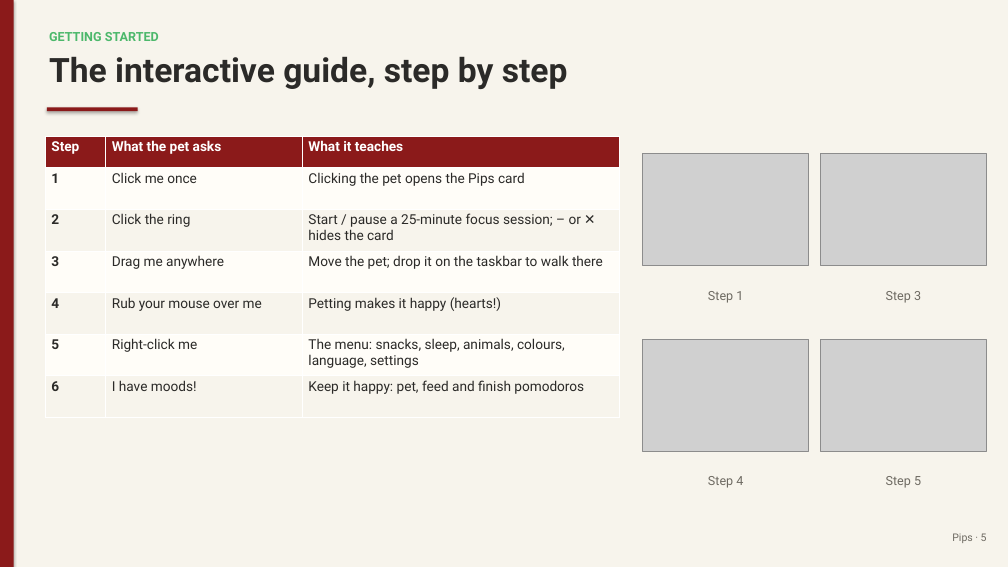
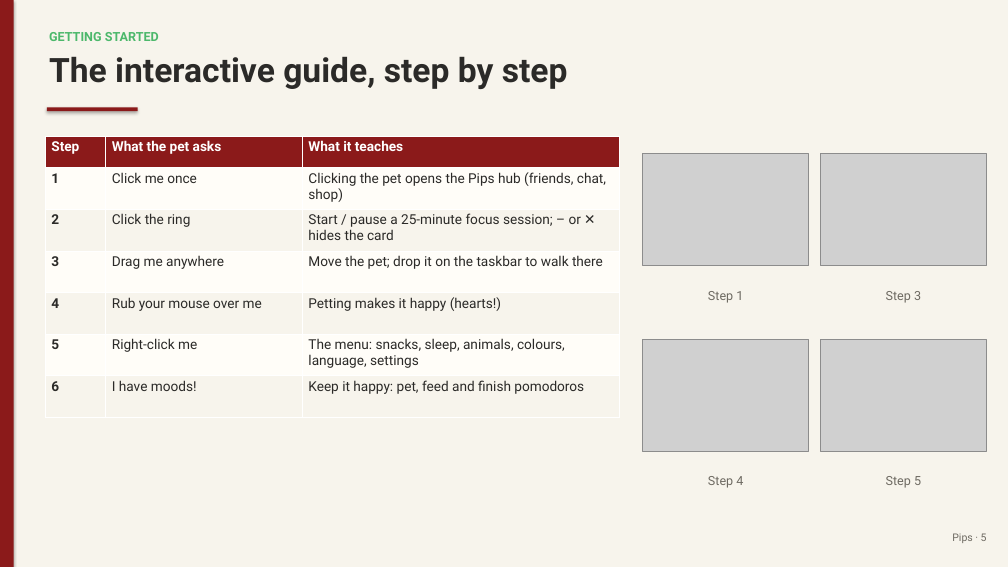
Before and after one commit to juw12/projects, a slide deck: slide 5 of apps/pips/web/download/Pips-Guide.pptx. Drawn at 1008x567 pixels with LibreOffice and Linux fonts; fonts in the diff are those of the drawing; grey boxes stand for pictures. Boxes give left, top, right and bottom in pixels: in the first picture for what was removed or moved away, otherwise in the second. Text is boxed around its words. In the diff, an @@ line names an element or a change of style, - is before the commit and + after.

Commit message:
pips 2.5.0: Shop, coins, props & moves

```diff
--- a/apps/pips/web/download/Pips-Guide.pptx
+++ b/apps/pips/web/download/Pips-Guide.pptx
@@ table at bbox=[45, 136, 620, 417] @@
-row 2, column 3: Clicking the pet opens the Pips card
+row 2, column 3: Clicking the pet opens the Pips hub (friends, chat, shop)
```
Also in this commit, not shown: 10 other slides changed, 2 slides added, 1 slide removed, 11 other files.
